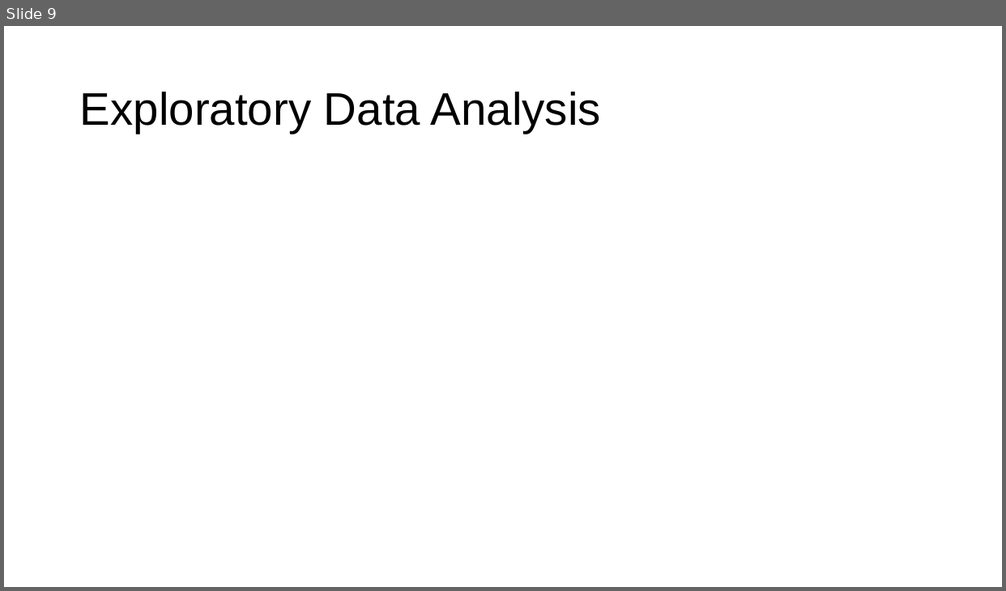
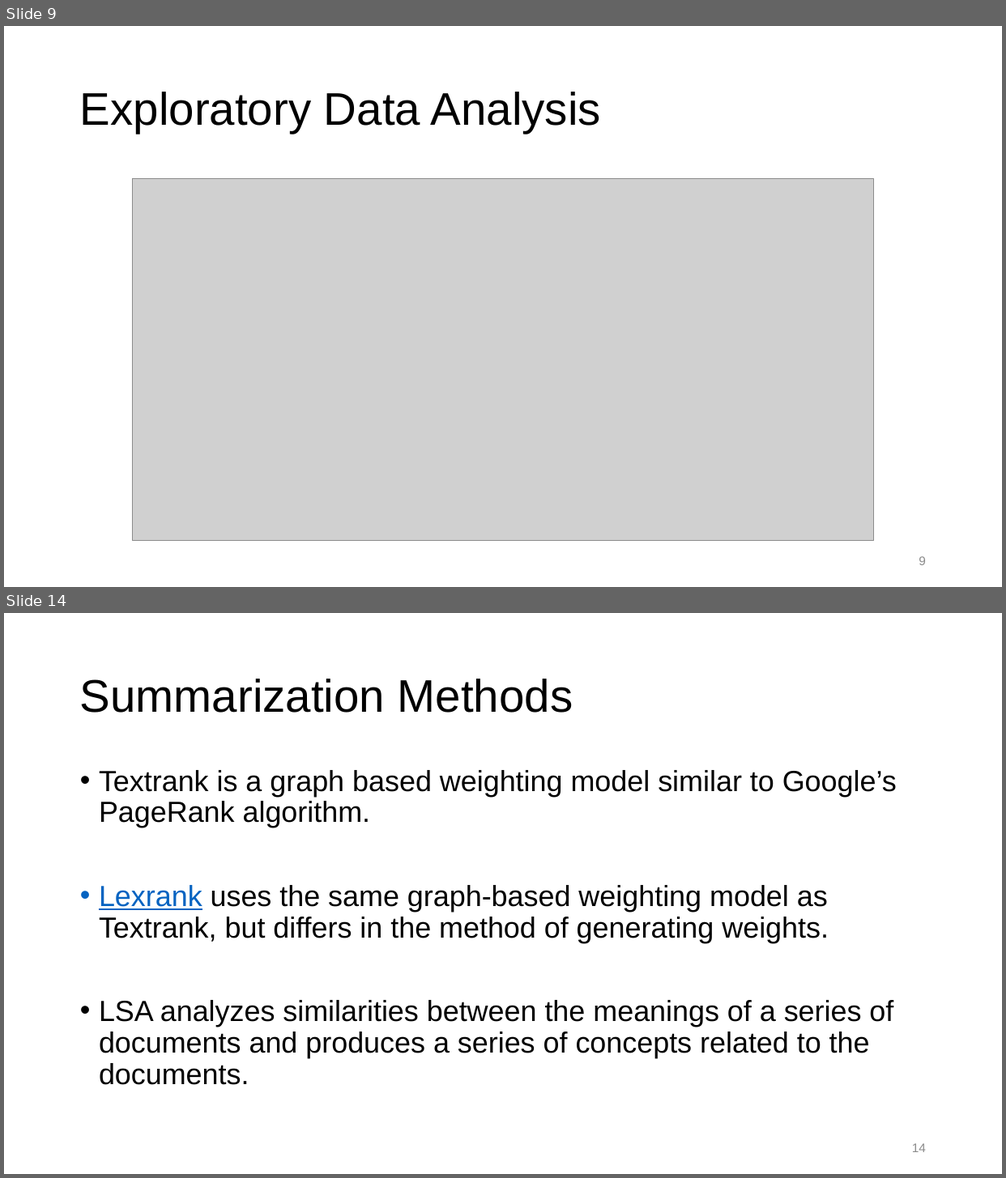
Before and after one commit to tomhalloin/berkshire, a slide deck: Buffett_Topic_Analysis.pptx. Shown one above the other, each under a label of ours: slide 9 before the commit, slides 9 and 14 after it; the slides between them are not shown. The pictures are 1006x591 and 1006x1178 pixels, drawn with LibreOffice and Linux fonts; fonts in the diff are those of the drawing; grey boxes stand for pictures. Boxes give left, top, right and bottom in pixels: in the first picture for what was removed or moved away, otherwise in the second. Text is boxed around its words. In the diff, an @@ line names an element or a change of style, - is before the commit and + after.

```diff
--- a/Buffett_Topic_Analysis.pptx
+++ b/Buffett_Topic_Analysis.pptx
@@ slide 14 added at <box>4,613,1002,1174</box>, background #FFFFFF @@
@@ title added at <box>80,679,573,713</box>, 44 pt, text #000000 @@
+Summarization Methods
@@ text added at <box>99,770,897,1085</box>, 28 pt, text #000000 @@
+• Textrank is a graph based weighting model similar to Google’s PageRank algorithm.
+• Lexrank uses the same graph-based weighting model as Textrank, but differs in the method of generating weights.
+• LSA analyzes similarities between the meanings of a series of documents and produces a series of concepts related to the documents.
@@ page number added at <box>912,1144,926,1152</box>, 12 pt, text #8C8C8C @@
+14
@@ slide 9 changed as well @@
@@ picture added at <box>133,179,874,540</box> @@
@@ page number added at <box>918,557,926,565</box>, 12 pt, text #8C8C8C @@
+9
```
Also in this commit, not shown: 13 other slides changed, 4 other slides added, 1 slide removed.
